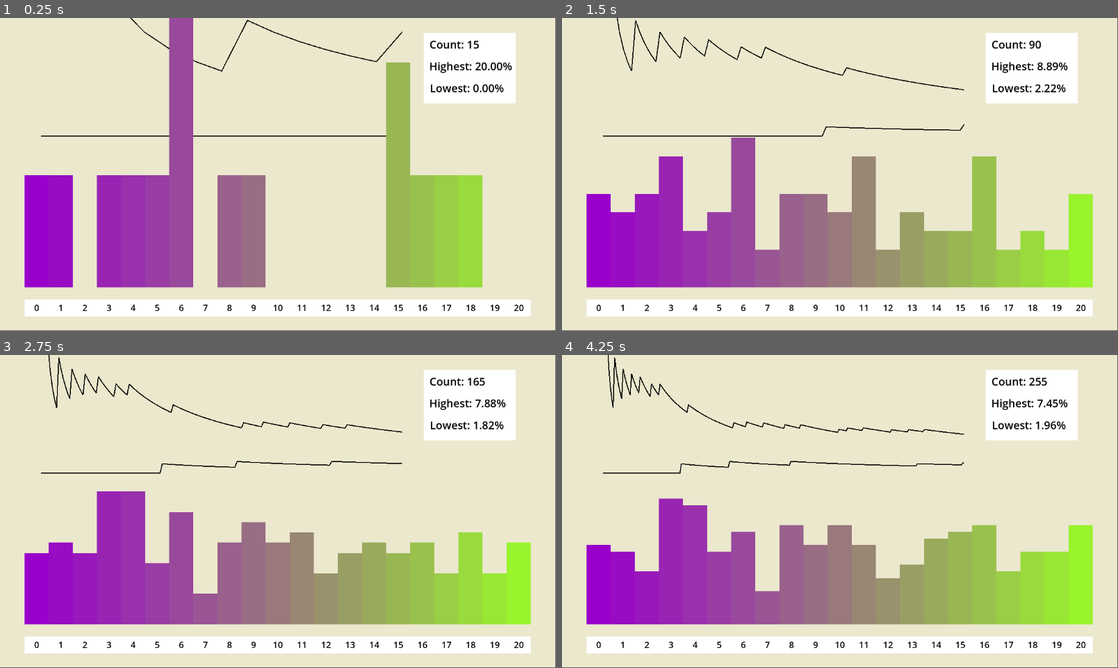
Above: before the commit, frames 1-4 (two rows, left to right).
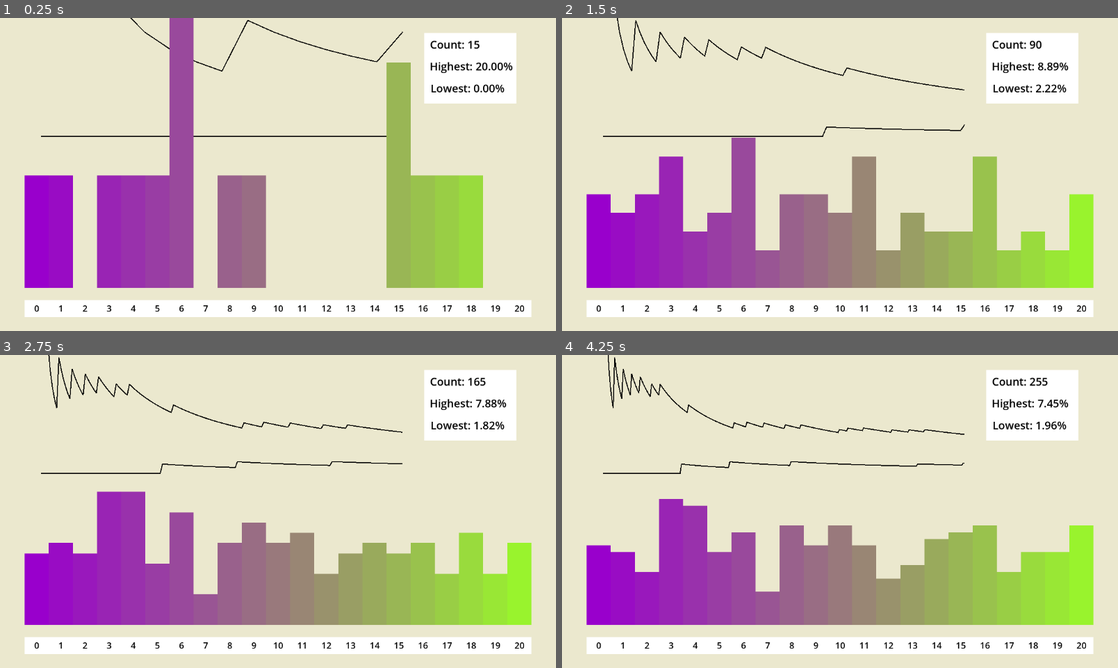
Above: after the commit, the same moments.

Repository: haikey-build/randi_range
Game: Godot game, scene res://simulation/base.tscn
The game is run twice, just before and just after one commit, with the same random seed, the same clock (stepped at 60 frames per second) and the same inputs.
Inputs:
- Up to frame 1 (0.25 s): no input
- Up to frame 2 (1.5 s): tap Enter at 0.5 s
- Up to frame 3 (2.75 s): no input
- Up to frame 4 (4.25 s): no input
In our replay, the window is 799x449 before the commit and 800x450 after it. These sizes can differ from the game's own. Grey fills any space a smaller window leaves; there, only what the larger window draws over its background counts as a difference.

The runs differ from the first frame. In frame 1, 2.5% of the frame differs, in the area x 4-96%, y 0-96%; in frame 2, 2.7%; in frame 3, 2.6%; in frame 4, 2.7%.

Commit message:
exportable

Diff:
--- a/project.godot
+++ b/project.godot
@@ -14,6 +14,18 @@
 run/main_scene="res://simulation/base.tscn"
 config/features=PackedStringArray("4.2", "Forward Plus")
 
+[display]
+
+window/stretch/mode="viewport"
+
+[input]
+
+escape={
+"deadzone": 0.5,
+"events": [Object(InputEventKey,"resource_local_to_scene":false,"resource_name":"","device":-1,"window_id":0,"alt_pressed":false,"shift_pressed":false,"ctrl_pressed":false,"meta_pressed":false,"pressed":false,"keycode":0,"physical_keycode":4194305,"key_label":0,"unicode":0,"echo":false,"script":null)
+]
+}
+
 [rendering]
 
 environment/defaults/default_clear_color=Color(0.921569, 0.909804, 0.807843, 1)
Not shown, added: export_presets.cfg
